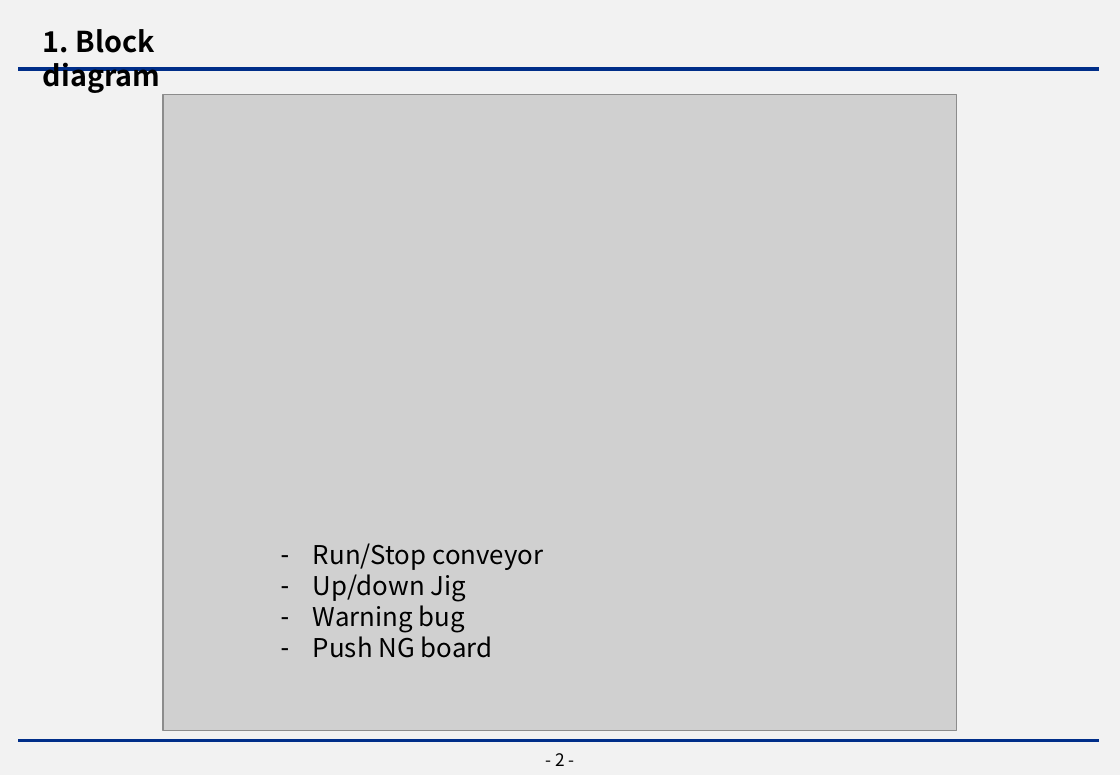
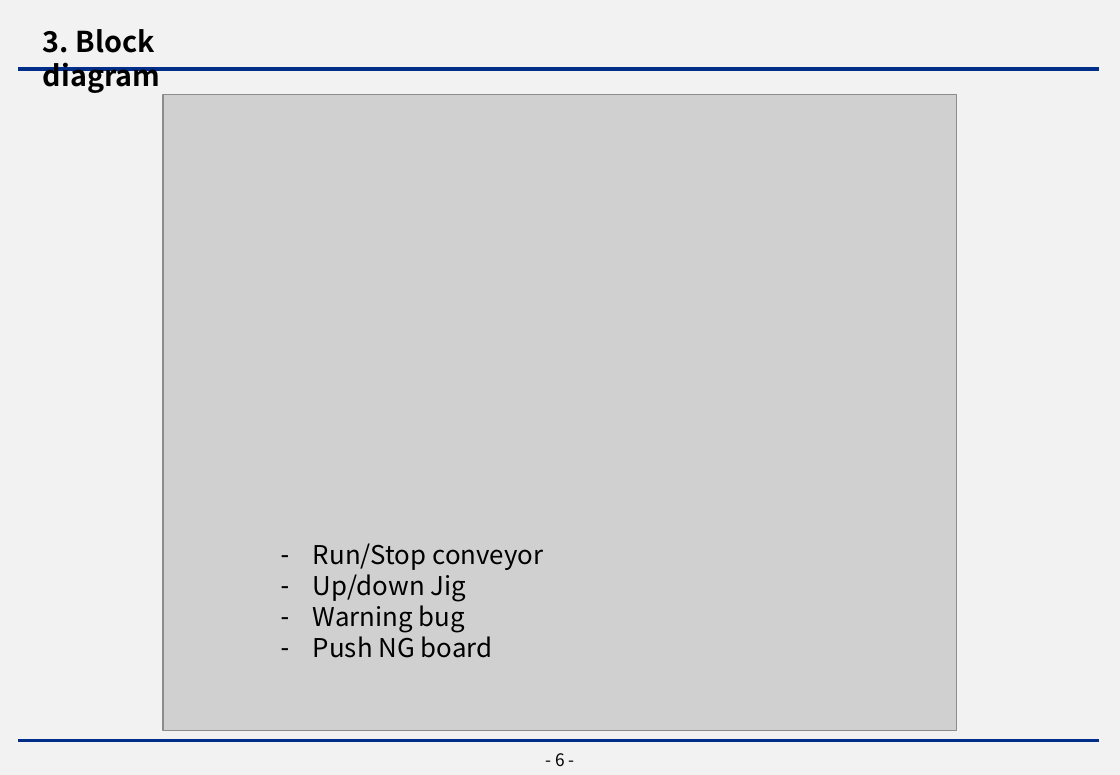
Before and after one commit to Paztty/Micom-Inline, a slide deck: slide 7 of 4. Report/A_MS part 1.pptx (slide 3 before the commit). Drawn at 1120x775 pixels with LibreOffice and Linux fonts; fonts in the diff are those of the drawing; grey boxes stand for pictures; background and template pictures are left out. Boxes give left, top, right and bottom in pixels: in the first picture for what was removed or moved away, otherwise in the second. Text is boxed around its words. In the diff, an @@ line names an element or a change of style, - is before the commit and + after.

```diff
--- a/4. Report/A_MS part 1.pptx
+++ b/4. Report/A_MS part 1.pptx
@@ text at [43, 29, 161, 93]: text changed @@
-1. Block diagram
+3. Block diagram
@@ page number at [555, 753, 565, 766]: text changed @@
-- 2 -
+- 6 -
```
Also in this commit, not shown: 4 other slides changed, 4 slides added, 7 slides removed, 21 other files.
